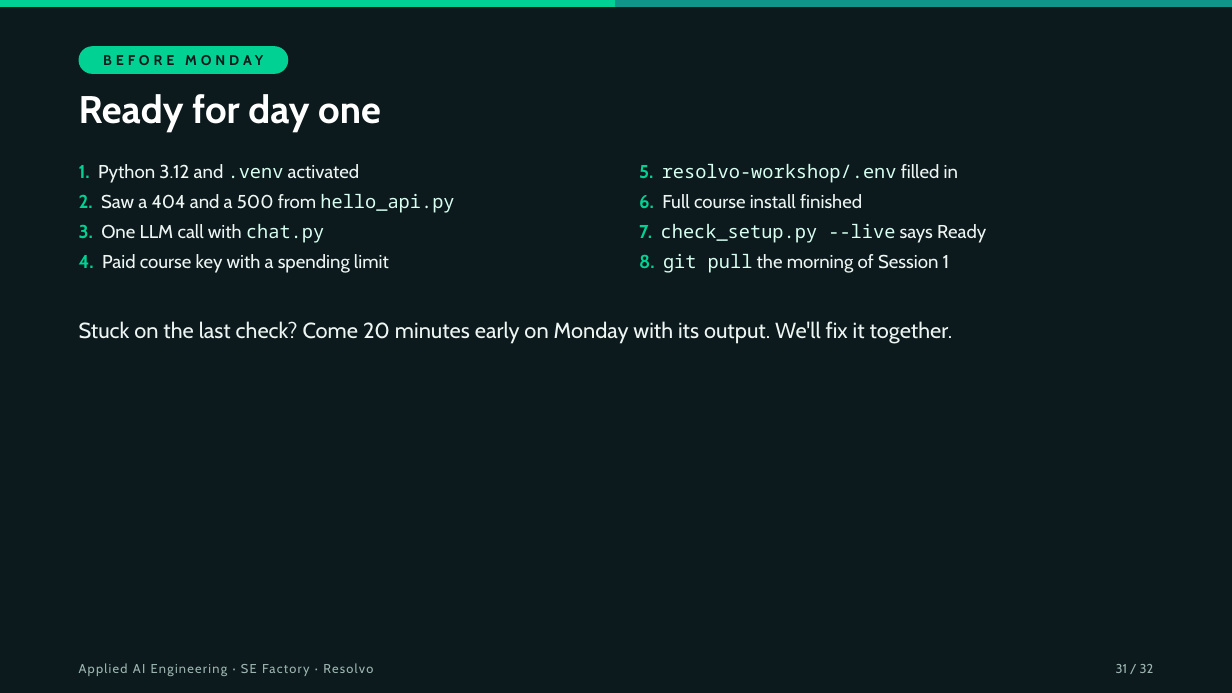
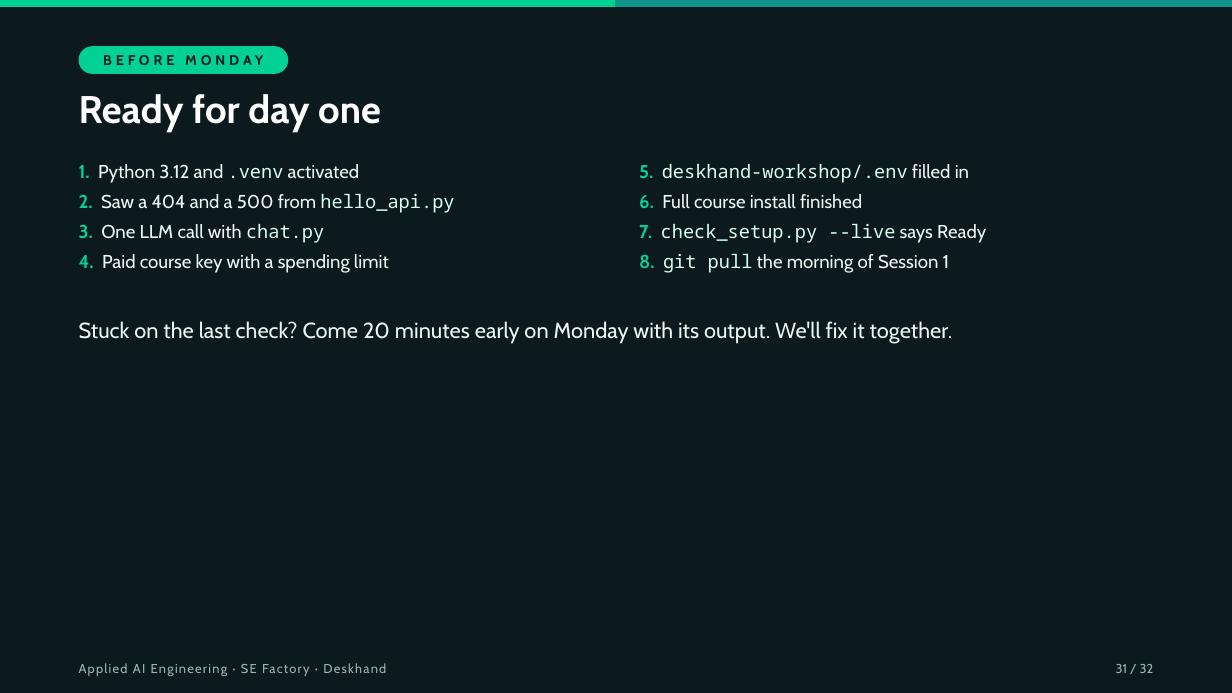
Before and after one commit to hasankanaan26/prep-kit, a slide deck: slide 31 of slides/session-00.pptx. Drawn at 1232x693 pixels with LibreOffice and Linux fonts; fonts in the diff are those of the drawing. Boxes give left, top, right and bottom in pixels: in the first picture for what was removed or moved away, otherwise in the second. Text is boxed around its words. In the diff, an @@ line names an element or a change of style, - is before the commit and + after.

```diff
--- a/slides/session-00.pptx
+++ b/slides/session-00.pptx
@@ text at [639, 164, 969, 183]: text changed @@
-5. resolvo-workshop/.env filled in
+5. deskhand-workshop/.env filled in
@@ text at [79, 663, 386, 676]: text changed @@
-Applied AI Engineering · SE Factory · Resolvo
+Applied AI Engineering · SE Factory · Deskhand
```
Also in this commit, not shown: 31 other slides changed, 6 other files.
